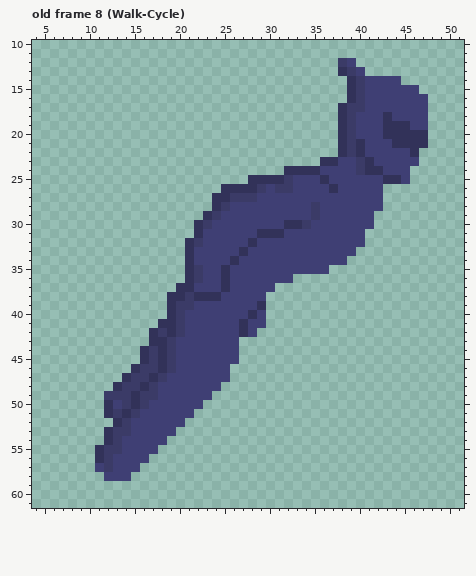
A pixel-art file gets an edit: assets/hero-dark-walk2.ase. The first picture shows the starting point.
64x64 pixels, 9 frames. Colours within 5 levels of each other are drawn and written as one. Shown: old frame 8 (Walk-Cycle): x 4..51, y 10..61. The commit also changed other frames, which this record leaves out.
And afterwards:
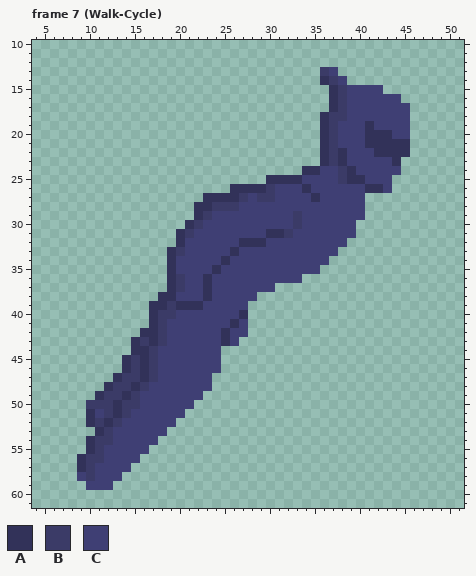
Palette (. is transparent): A #323259  B #3b3b67  C #3f3f74
Message: adjustments to walk cycle
Change:
frames 9 -> 8
--- frame 7 (Walk-Cycle) against old frame 8 (Walk-Cycle)
@@ x 4..51 @@
 11 ................................................
-12 ..................................BC............
-13 ..................................ABC...........
-14 ...................................ABCCCC.......
-15 ...................................ABCCCCCC.....
-16 ...................................ABCCCCCCC....
-17 ..................................ABBCCCCCCC....
-18 ..................................ABCCCACCCC....
-19 ..................................ABCCCAAACC....
-20 ..................................ABCCCAAAAA....
-21 ..................................ABACCCAAAA....
-22 ..................................ABACCCCCA.....
-23 ................................AACCBACCCCC.....
-24 ............................AAAACCCCBAACCC......
-25 ........................AAAABCCCACCCCCCAAC......
-26 .....................AAAABCBBCCCCACCCCC.........
-27 ....................AABBBCCCCCCCCCCCCCC.........
-28 ....................ABCCCCCCCCCBCCCCCCC.........
-29 ...................ABCCCCCCCCCCBCCCCCC..........
-30 ..................ABCCCCCCCCAABCCCCCCC..........
-31 ..................ACCCCCCAAACCCCCCCCC...........
-32 .................ABCCCCCACCCCCCCCCCCC...........
-33 .................ACCCCCACCCCCCCCCCCC............
-34 .................ACCCCACCCCCCCCCCCC.............
-35 .................ABCCACCCCCCCCCCC...............
-36 .................ABCCACCCCCCC...................
-37 ................AACCCACCCCC.....................
-38 ...............AABAAACCCCC......................
-39 ...............ABBCCCCCCCA......................
-40 ...............ABCCCCCCCAC......................
-41 ..............AABCCCCCCACC......................
-42 .............ABABCCCCCCAC.......................
-43 .............AABCCCCCCC.........................
-44 ............ABABCCCCCCC.........................
-45 ............ABABCCCCCCC.........................
-46 ...........ABBABCCCCCC..........................
-47 ..........ABBABCCCCCCC..........................
-48 .........ABBABCCCCCCC...........................
-49 ........BBBABBCCCCCC............................
-50 ........ACBABCCCCCC.............................
-51 ........ABABCCCCCC..............................
-52 .........ABCCCCCC...............................
-53 ........ABBCCCCC................................
-54 ........ABCCCCC.................................
-55 .......ABBCCCC..................................
-56 .......ABCCCC...................................
-57 .......CBCCC....................................
-58 ........CCC.....................................
-59 ................................................
+12 ................................................
+13 ................................BC..............
+14 ................................ABC.............
+15 .................................ABCCCC.........
+16 .................................ABCCCCCC.......
+17 .................................ABCCCCCCC......
+18 ................................ABBCCCCCCC......
+19 ................................ABCCCACCCC......
+20 ................................ABCCCAAACC......
+21 ................................ABCCCAAAAA......
+22 ................................ABACCCAAAA......
+23 ................................ABACCCCCA.......
+24 ..............................AACCBACCCCC.......
+25 ..........................AAAACCCCBAACCC........
+26 ......................AAAABCCCACCCCCCAAC........
+27 ...................AAAABCBBCCCCACCCCC...........
+28 ..................AABBBCCCCCCCCCCCCCC...........
+29 ..................ABCCCCCCCCCBCCCCCCC...........
+30 .................ABCCCCCCCCCCBCCCCCC............
+31 ................ABCCCCCCCCAABCCCCCCC............
+32 ................ACCCCCCAAACCCCCCCCC.............
+33 ...............ABCCCCCACCCCCCCCCCC..............
+34 ...............ACCCCCACCCCCCCCCCC...............
+35 ...............ACCCCACCCCCCCCCCC................
+36 ...............ABCCACCCCCCCCCC..................
+37 ...............ABCCACCCCCCC.....................
+38 ..............AACCCACCCCC.......................
+39 .............AABAAACCCCC........................
+40 .............ABBCCCCCCCA........................
+41 .............ABCCCCCCCAC........................
+42 ............AABCCCCCCACC........................
+43 ...........ABABCCCCCCAC.........................
+44 ...........AABCCCCCCC...........................
+45 ..........ABABCCCCCCC...........................
+46 ..........ABABCCCCCCC...........................
+47 .........ABBABCCCCCC............................
+48 ........ABBABCCCCCCC............................
+49 .......ABBABCCCCCCC.............................
+50 ......BBBABBCCCCCC..............................
+51 ......ACBABCCCCCC...............................
+52 ......ABABCCCCCC................................
+53 .......ABCCCCCC.................................
+54 ......ABBCCCCC..................................
+55 ......ABCCCCC...................................
+56 .....ABBCCCC....................................
+57 .....ABCCCC.....................................
+58 .....CBCCC......................................
+59 ......CCC.......................................
 60 ................................................
Boxes around the changes in both pictures, in picture pixels (x1, y1, x2, y2):
changed: (77, 58, 428, 490)
